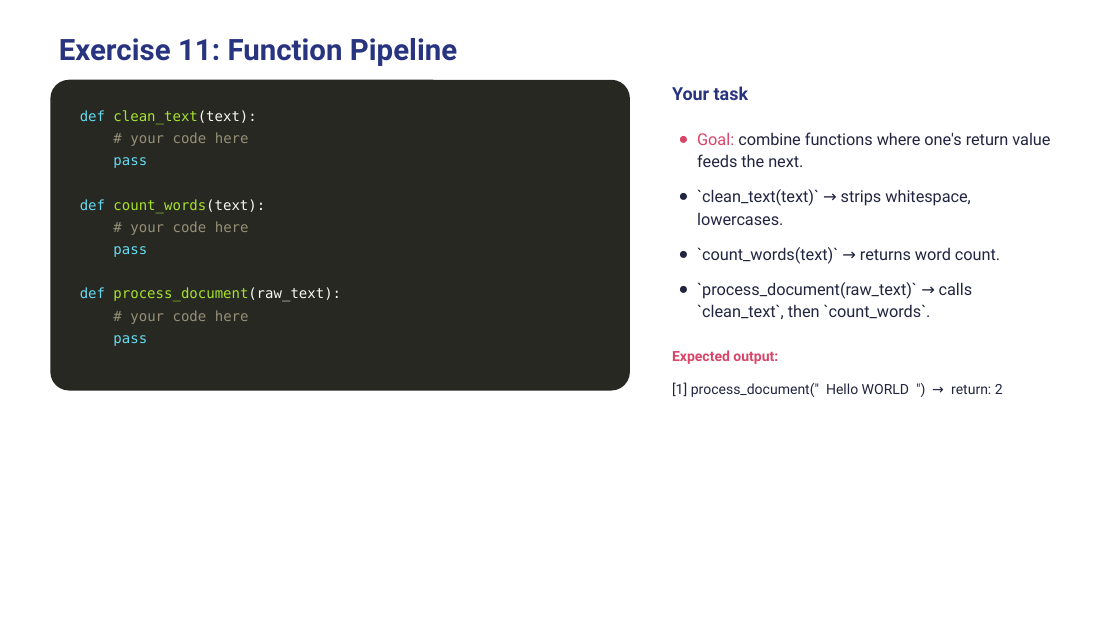
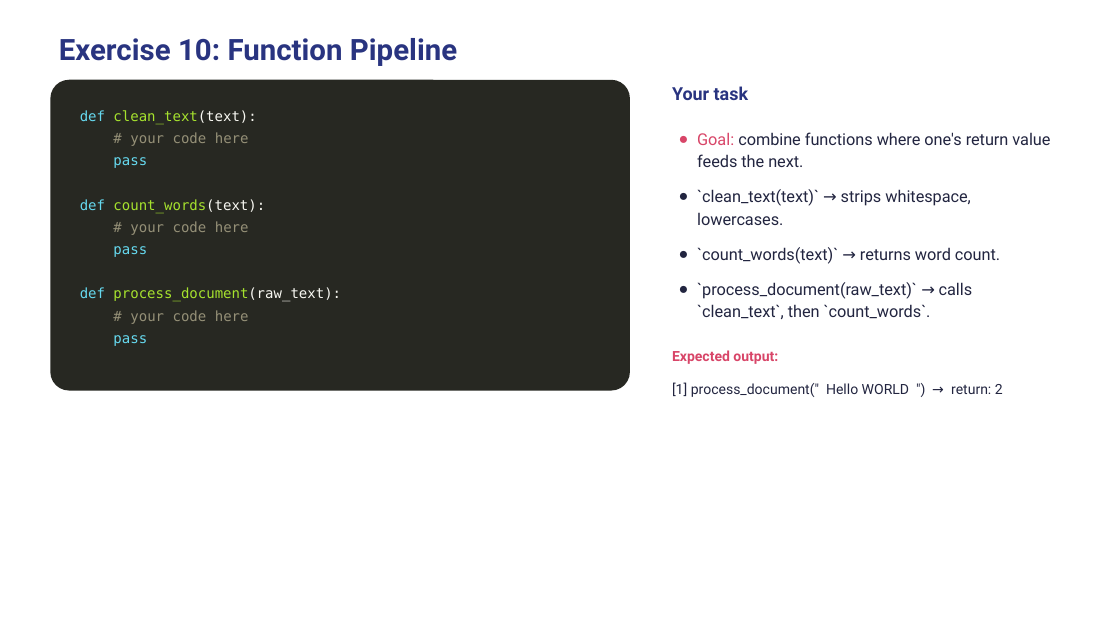
Before and after one commit to wg-training/wg-python-for-data-science-fundamental, a slide deck: slide 30 of slides/09 - Functions.pptx. Drawn at 1120x630 pixels with LibreOffice and Linux fonts; fonts in the diff are those of the drawing. Boxes give left, top, right and bottom in pixels: in the first picture for what was removed or moved away, otherwise in the second. Text is boxed around its words. In the diff, an @@ line names an element or a change of style, - is before the commit and + after.

```diff
--- a/slides/09 - Functions.pptx
+++ b/slides/09 - Functions.pptx
@@ title at (59, 38, 457, 66): text changed @@
-Exercise 11: Function Pipeline
+Exercise 10: Function Pipeline
```
Also in this commit, not shown: 11 other slides changed, 3 slides added, 3 slides removed, 3 other files.
